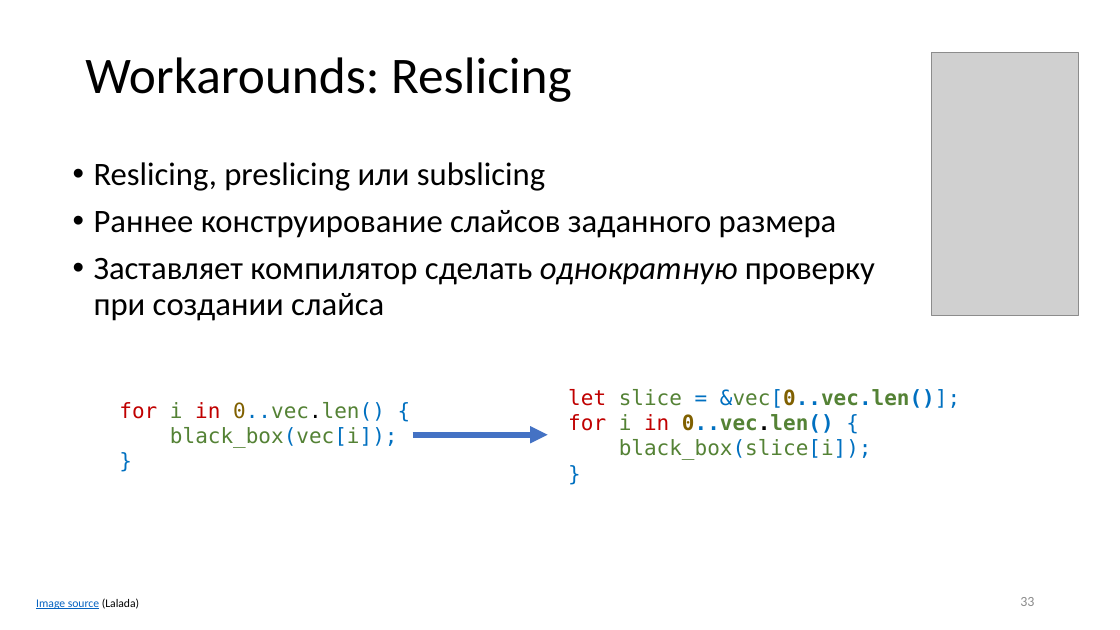
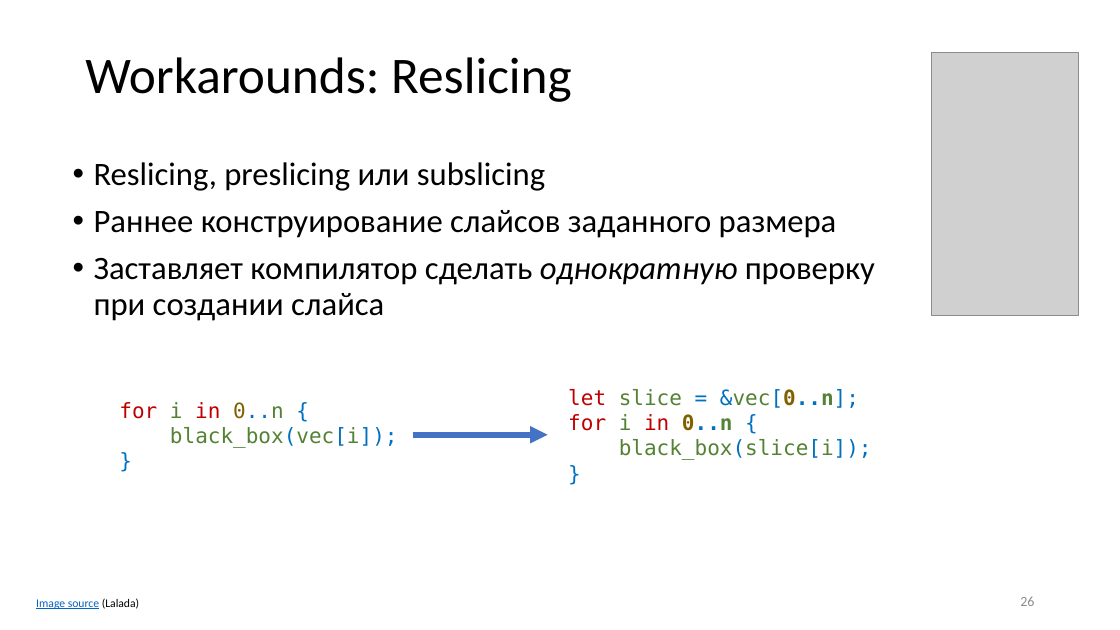
Before and after one commit to yugr/rust-slides, a slide deck: slide 26 of RU_short.pptx (slide 33 before the commit). Drawn at 1120x630 pixels with LibreOffice and Linux fonts; fonts in the diff are those of the drawing; grey boxes stand for pictures. Boxes give left, top, right and bottom in pixels: in the first picture for what was removed or moved away, otherwise in the second. Text is boxed around its words. In the diff, an @@ line names an element or a change of style, - is before the commit and + after.

```diff
--- a/RU_short.pptx
+++ b/RU_short.pptx
@@ text at box(568, 389, 859, 431): text changed; bold off @@
-let slice = &vec[0..vec.len()];
-for i in 0..vec.len() {
+let slice = &vec[0..n];
+for i in 0..n {
@@ text at box(119, 402, 284, 419): text changed; text colour #548235 to #C00000 @@
-for i in 0..vec.len() {
+for i in 0..n {
@@ page number at box(1020, 597, 1034, 606): text changed @@
-33
+26
```
Also in this commit, not shown: 10 other slides changed, 10 slides removed, 4 other files.
